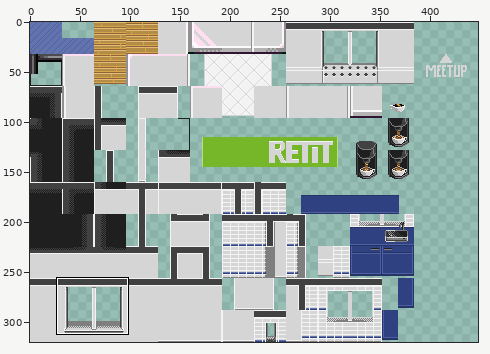
A sprite sheet gets an edit: office_tileset.png. The picture above shows the old version from afar; the outline marks the close-up.
Close-up. Before:
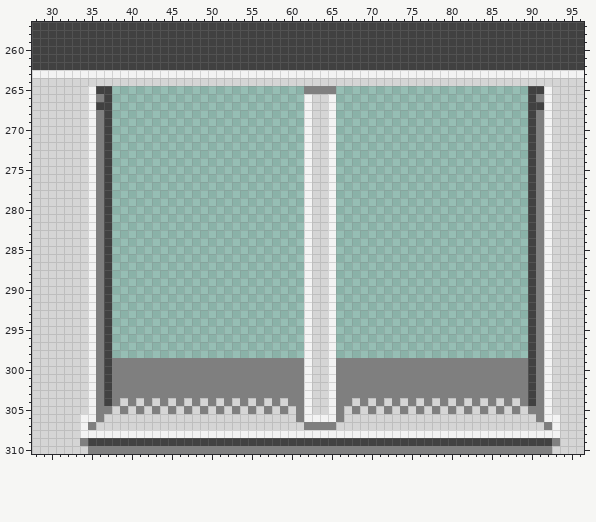
The file is 448x320 pixels. Colours within 5 levels of each other are drawn and written as one. Shown: x 28..96, y 257..310. The commit also changed other parts of the picture, which this record leaves out.
Now the later version:
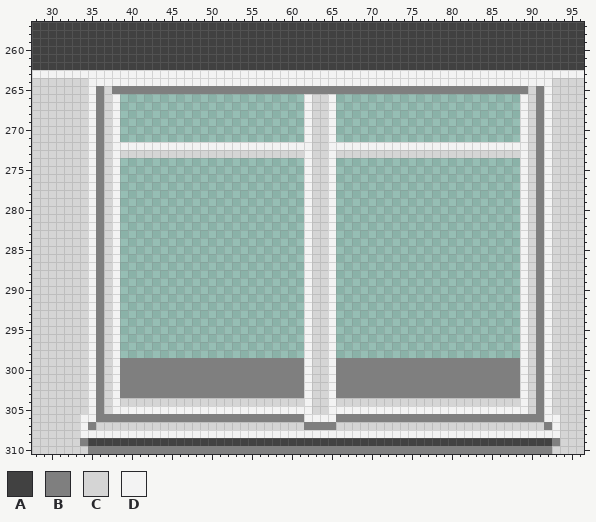
Palette (. is transparent): A #414141  B #7f7f7f  C #d5d5d5  D #f3f3f3
Changes in this commit:
y 264: x 35..92 CCCCCCCCCCCCCCCCCCCCCCCCCCCCCCCCCCCCCCCCCCCCCCCCCCCCCCCCCC -> DDDDDDDDDDDDDDDDDDDDDDDDDDDDDDDDDDDDDDDDDDDDDDDDDDDDDDDDDD
y 265: x 36..61 AA........................ -> BCBBBBBBBBBBBBBBBBBBBBBBBB; x 66..91 ........................AA -> BBBBBBBBBBBBBBBBBBBBBBBBCB
y 266: x 37..38 A. -> CD; x 89..90 .A -> DC
y 267: x 36..38 AA. -> BCD; x 89..91 .AA -> DCB
y 268..271: x 37..38 A. -> CD; x 89..90 .A -> DC
y 272: x 37..61 A........................ -> CDDDDDDDDDDDDDDDDDDDDDDDD; x 66..90 ........................A -> DDDDDDDDDDDDDDDDDDDDDDDDC
y 273: x 37..61 A........................ -> CDCCCCCCCCCCCCCCCCCCCCCCC; x 66..90 ........................A -> CCCCCCCCCCCCCCCCCCCCCCCDC
y 274..298: x 37..38 A. -> CD; x 89..90 .A -> DC
y 299..303: x 37..38 AB -> CD; x 89..90 BA -> DC
y 304: x 37..38 AB -> CD; x 40 B -> C; x 42 B -> C; x 44 B -> C; x 46 B -> C; x 48 B -> C; x 50 B -> C; x 52 B -> C; x 54 B -> C; x 56 B -> C; x 58 B -> C; x 60..61 BB -> CC; x 66..67 BB -> CC; x 69 B -> C; x 71 B -> C; x 73 B -> C; x 75 B -> C; x 77 B -> C; x 79 B -> C; x 81 B -> C; x 83 B -> C; x 85 B -> C; x 87 B -> C; x 89..90 BA -> DC
y 305: x 37..61 BCBCBCBCBCBCBCBCBCBCBCBCB -> CDDDDDDDDDDDDDDDDDDDDDDDD; x 66..90 BCBCBCBCBCBCBCBCBCBCBCBCB -> DDDDDDDDDDDDDDDDDDDDDDDDC
y 306: x 37..60 CCCCCCCCCCCCCCCCCCCCCCCC -> BBBBBBBBBBBBBBBBBBBBBBBB; x 67..90 CCCCCCCCCCCCCCCCCCCCCCCC -> BBBBBBBBBBBBBBBBBBBBBBBB
Pixel boxes of the changes (left, top, right, bottom) in both close-ups:
changed: (88, 78, 552, 422)
